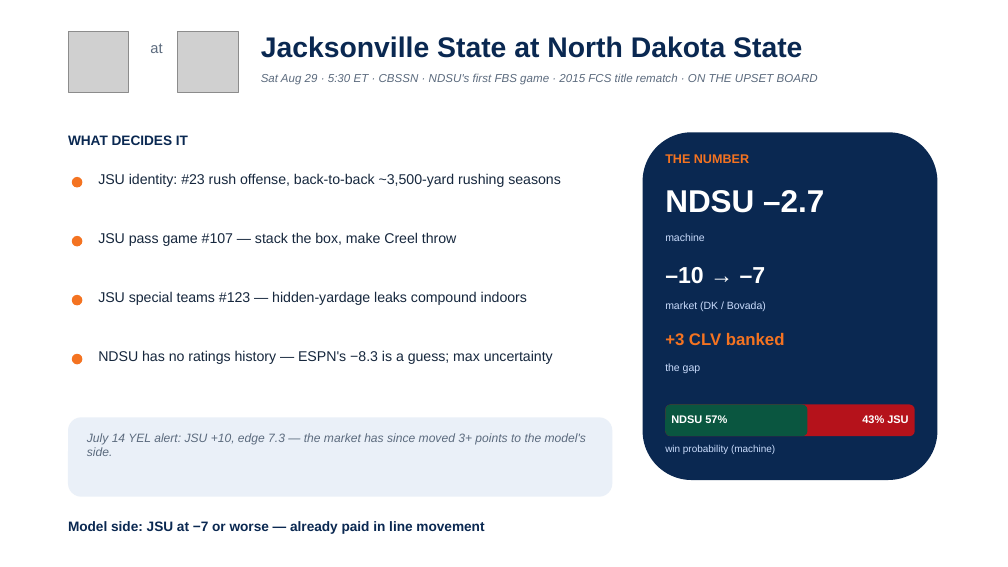
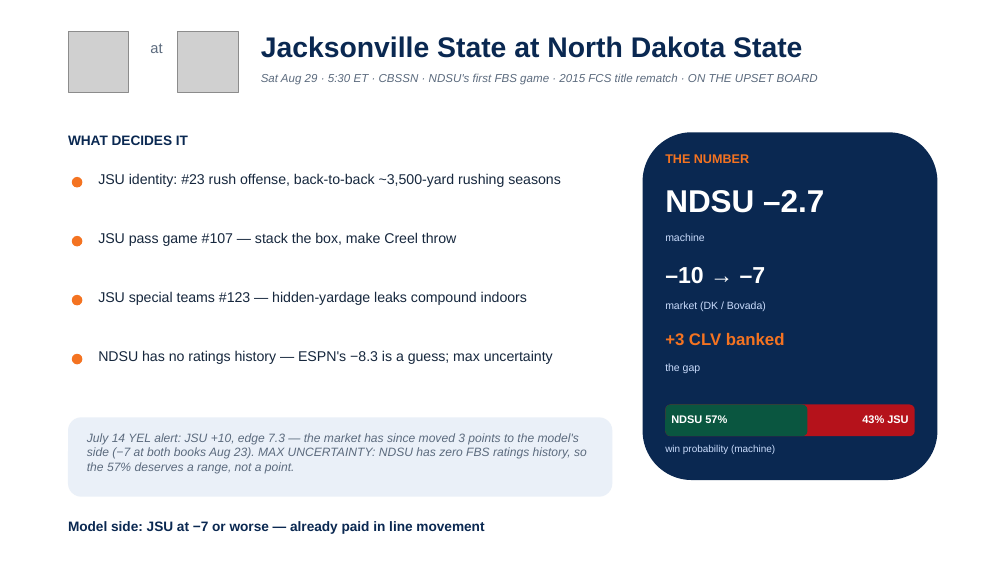
Before and after one commit to lucasalvarezflorida-lab/ncaa-fbs-analytics, a slide deck: slide 6 of decks/2026_Week0_Episode1.pptx. Drawn at 1008x567 pixels with LibreOffice and Linux fonts; fonts in the diff are those of the drawing; grey boxes stand for pictures. Boxes give left, top, right and bottom in pixels: in the first picture for what was removed or moved away, otherwise in the second. Text is boxed around its words. In the diff, an @@ line names an element or a change of style, - is before the commit and + after.

```diff
--- a/decks/2026_Week0_Episode1.pptx
+++ b/decks/2026_Week0_Episode1.pptx
@@ text at [87, 433, 587, 473]: text changed @@
-July 14 YEL alert: JSU +10, edge 7.3 — the market has since moved 3+ points to the model's side.
+July 14 YEL alert: JSU +10, edge 7.3 — the market has since moved 3 points to the model's side (−7 at both books Aug 23). MAX UNCERTAINTY: NDSU has zero FBS ratings history, so the 57% deserves a range, not a point.
```
Also in this commit, not shown: 4 other slides changed, 4 slides added, 1 other file.
